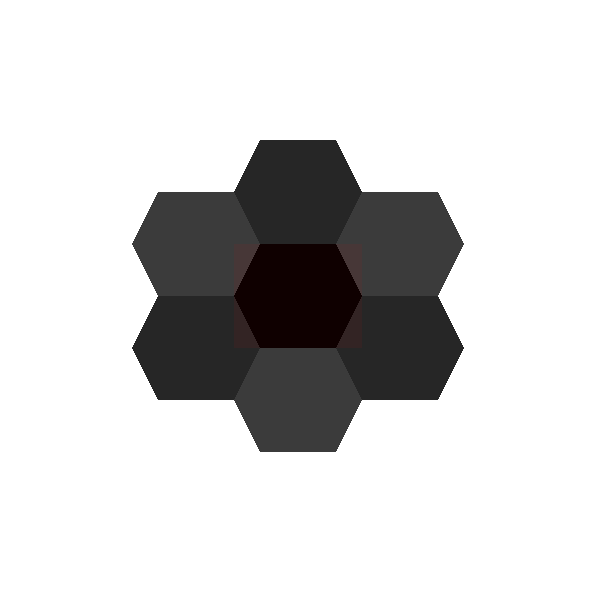
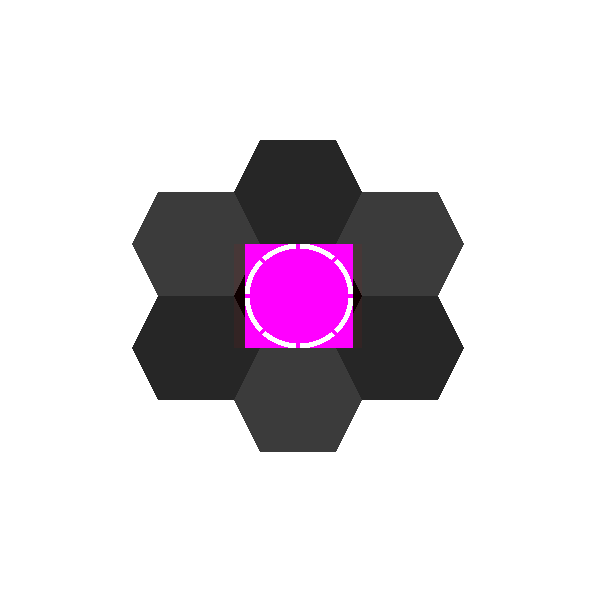
Before/after of a 600px x 600px layered artwork. What changed in the layer stack:
added layer "selector" above "sea" over [245,244,353,348]
